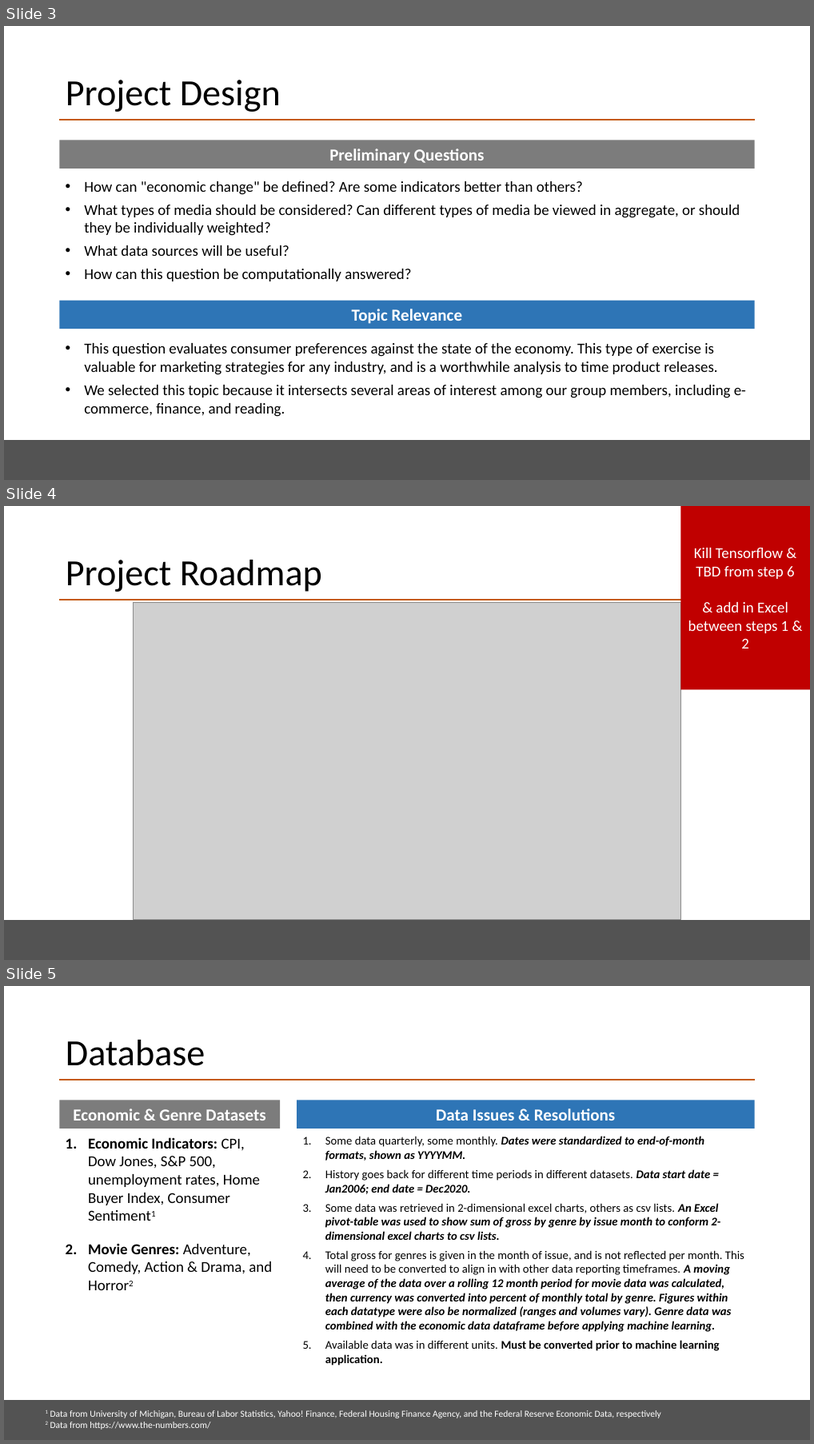
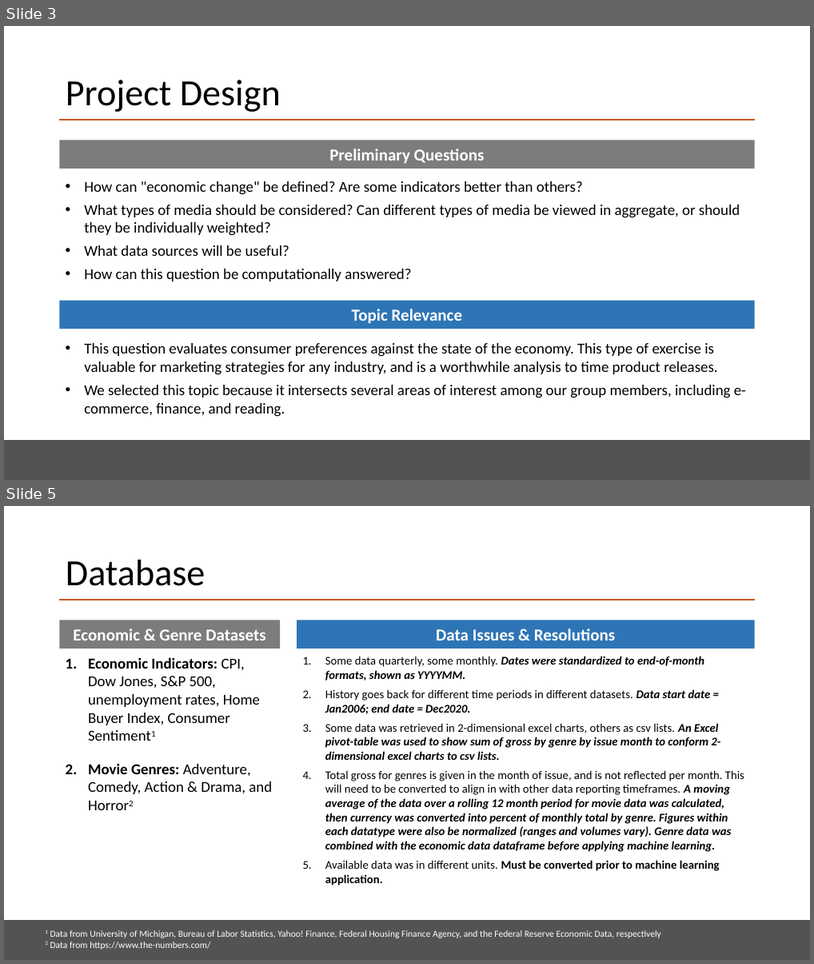
Before and after one commit to emilymcdaniel/Final_Project, a slide deck: BootCamp_FinalPres_v3.pptx. Shown one above the other, each under a label of ours: slides 3, 4 and 5 before the commit, slides 3 and 5 after it; the slides between them are not shown. The pictures are 814x1444 and 814x964 pixels, drawn with LibreOffice and Linux fonts; fonts in the diff are those of the drawing; grey boxes stand for pictures. Boxes give left, top, right and bottom in pixels: in the first picture for what was removed or moved away, otherwise in the second. Text is boxed around its words. In the diff, an @@ line names an element or a change of style, - is before the commit and + after.

```diff
--- a/BootCamp_FinalPres_v3.pptx
+++ b/BootCamp_FinalPres_v3.pptx
@@ slide 4 removed at bbox=[4, 506, 810, 960], background #FFFFFF; not listed: 2 template elements that a slide beside it also shows @@
@@ rectangle removed at bbox=[682, 506, 810, 689] @@
-Kill Tensorflow & TBD from step 6
-& add in Excel between steps 1 & 2
@@ title removed at bbox=[66, 560, 322, 592] @@
-Project Roadmap
@@ picture removed at bbox=[134, 602, 682, 919] @@
```
Also in this commit, not shown: 3 slides changed, 4 slides added, 2 other slides removed.
